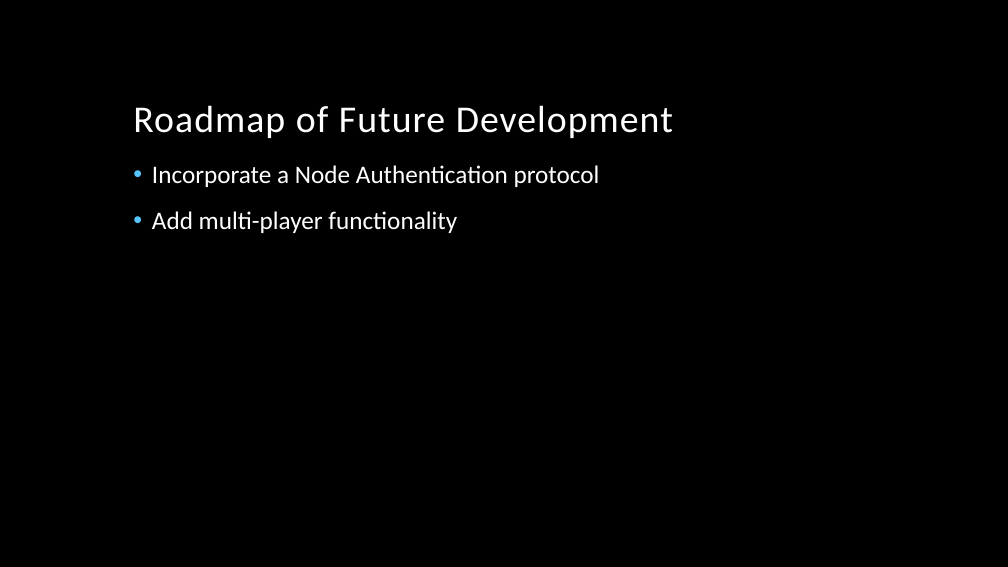
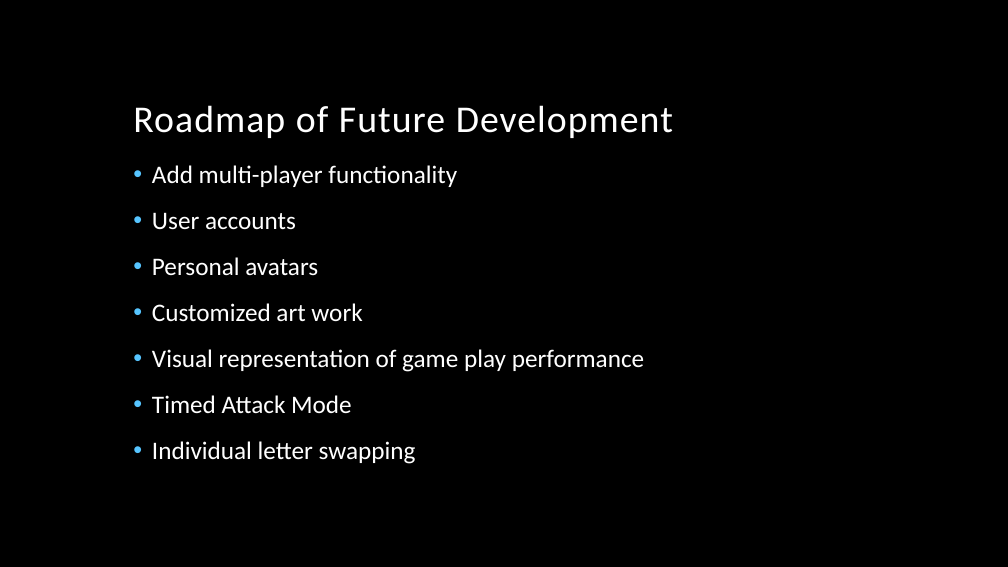
Before and after one commit to CoreyDH/Rangama, a slide deck: slide 9 of presentation/Anagram Presentation.pptx. Drawn at 1008x567 pixels with LibreOffice and Linux fonts; fonts in the diff are those of the drawing; background and template pictures are left out. Boxes give left, top, right and bottom in pixels: in the first picture for what was removed or moved away, otherwise in the second. Text is boxed around its words. In the diff, an @@ line names an element or a change of style, - is before the commit and + after.

```diff
--- a/presentation/Anagram Presentation.pptx
+++ b/presentation/Anagram Presentation.pptx
@@ text at (152,165,600,187): paragraph removed @@
-• Incorporate a Node Authentication protocol
@@ text at (152,212,644,464): paragraphs added @@
+• User accounts
+• Personal avatars
+• Customized art work
+• Visual representation of game play performance
+• Timed Attack Mode
+• Individual letter swapping
```
Also in this commit, not shown: 3 other slides changed, 2 other files.
